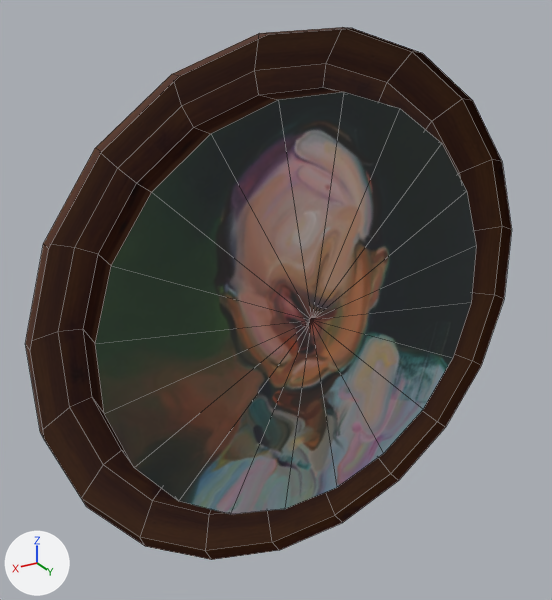
The FBX model Editor/Assets/IronWrought/Mesh/Props/EN_P_Frame7.fbx: old version first, new version second.
Before and after are seen from a 50 mm lens placed at (0.18, 0.276, 0.148), pointed at (0.011, -0.006, 0.008). The axes (+X, +Y, +Z) are drawn at lower left. The lights are the same throughout. Mesh edges are drawn as thin lines. Where no turn or scale is listed for an object, it has been applied to the vertices.

In view in the first picture: 'frame7'.
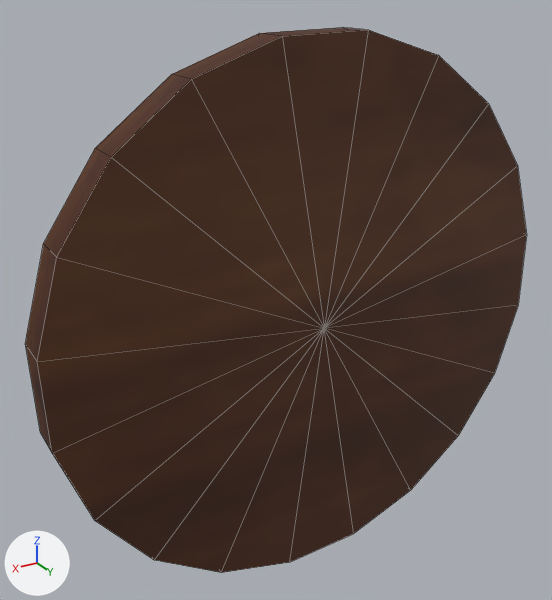
Edits to the scene script, one JSON object a line:
```json
{"block": "me_mesh", "where": "# used by ob_frame7; location = (0.0, 0.0, 0.0)"}
{"op": "remove", "block": "me_mesh", "code": "me_mesh.from_pydata(...)  # 101 vertices, 100 faces; spans x -0.127..0.127, y -0.008..0.008, z -0.127..0.127"}
{"op": "add", "block": "me_mesh", "code": "me_mesh.from_pydata(...)  # 102 vertices, 120 faces; spans x -0.127..0.127, y -0.008..0.018, z -0.127..0.127"}
{"block": "me_mesh", "change": "me_mesh part 1"}
{"block": "me_mesh", "change": "20 vertices in x -0.127..0.127, y 0.008, z -0.127..0.127 move by (0.0, 0.01, 0.0)"}
{"block": "me_mesh", "change": "1 vertex is added at (0.0, 0.018, 0.0)"}
{"block": "me_mesh", "change": "20 new faces join them, mat_frames (picture img_frames_c_jpg)"}
```

Where the change shows, as pixel boxes (x1, y1, x2, y2) in the pictures (552 x 600 px):
```json
{"object": "frame7", "change": "reshaped", "before": [25, 27, 512, 560], "after": [25, 27, 527, 573]}
```
